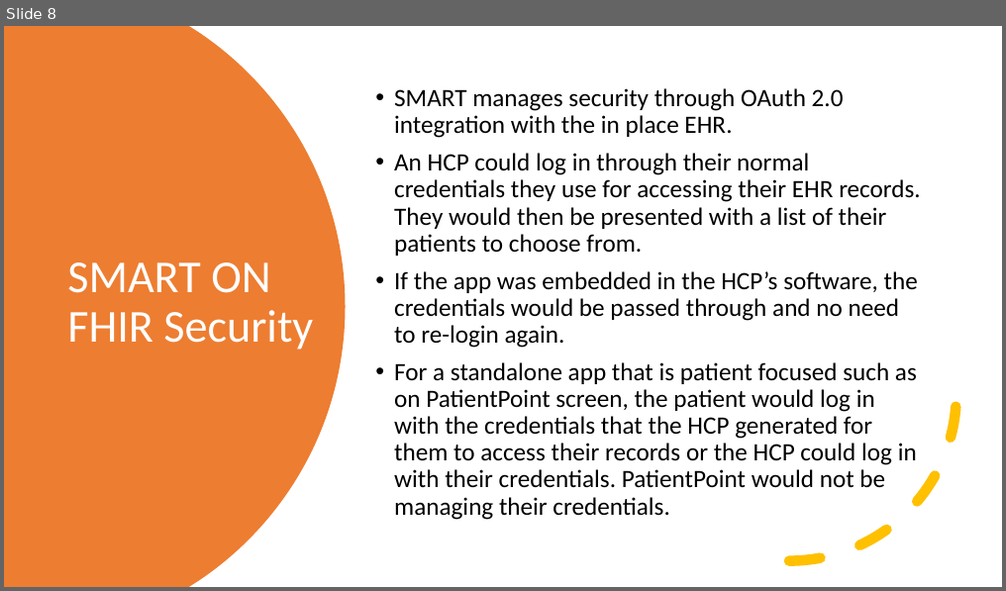
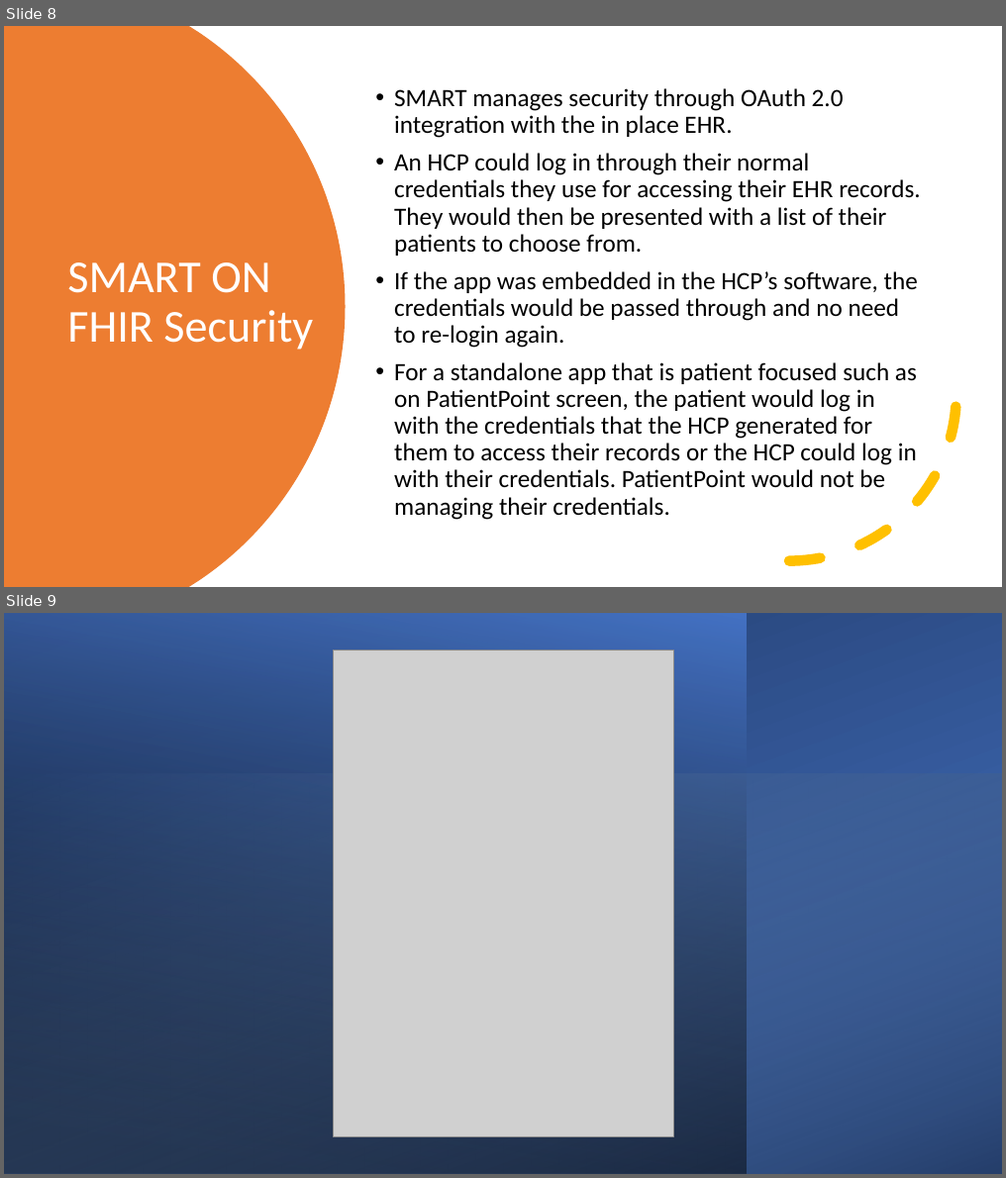
Before and after one commit to billwparker/smarthealth, a slide deck: smart app.pptx. Shown one above the other, each under a label of ours: slide 8 before the commit, slides 8 and 9 after it. The pictures are 1006x591 and 1006x1178 pixels, drawn with LibreOffice and Linux fonts; fonts in the diff are those of the drawing; grey boxes stand for pictures. Boxes give left, top, right and bottom in pixels: in the first picture for what was removed or moved away, otherwise in the second. Text is boxed around its words. In the diff, an @@ line names an element or a change of style, - is before the commit and + after.

```diff
--- a/smart app.pptx
+++ b/smart app.pptx
@@ slide 9 added at [4, 613, 1002, 1174], background #FFFFFF @@
@@ rectangle added at [4, 613, 1002, 1174], fill gradient #4472C4 to #203864 @@
@@ rectangle added at [4, 613, 746, 1174], fill gradient #000000 to #4472C4 @@
@@ picture added at [333, 651, 673, 1137] @@
@@ rectangle added at [4, 774, 1002, 1174], fill gradient #9DC3E6 to #000000 @@
```
Also in this commit, not shown: 2 other files.
